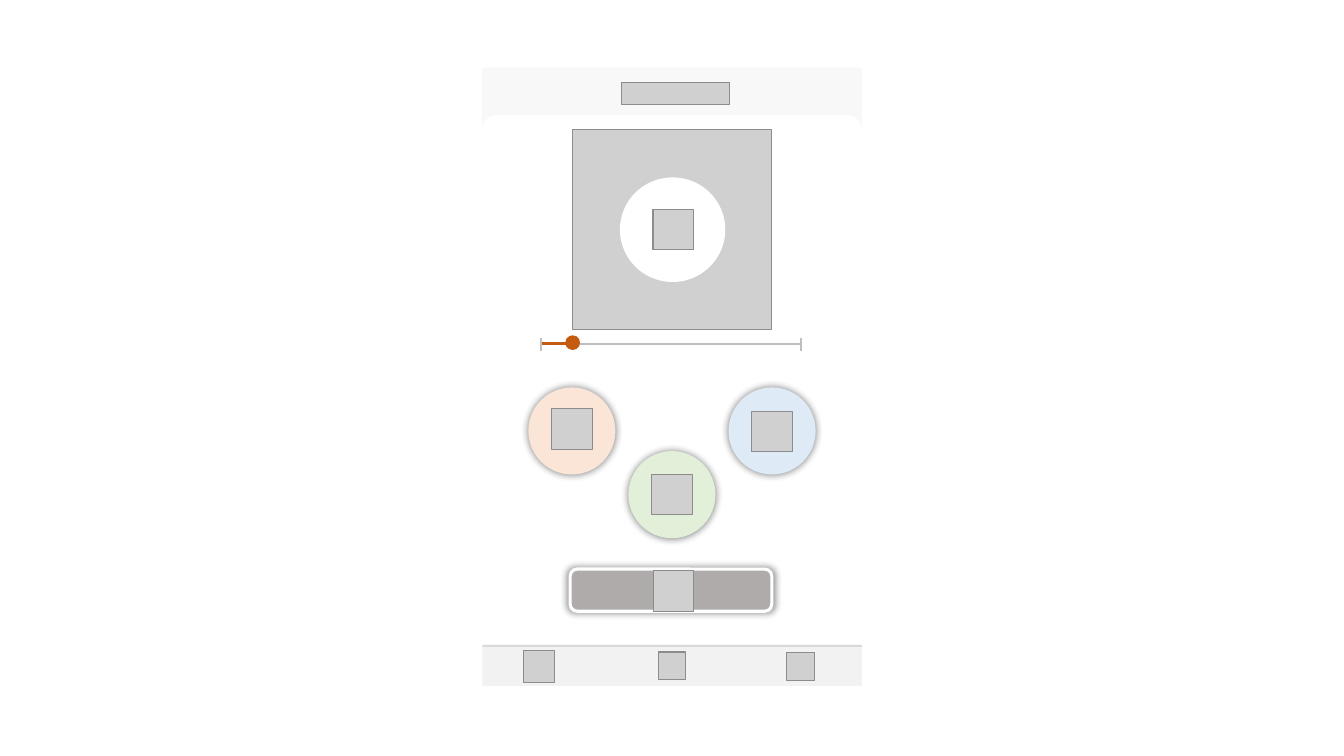
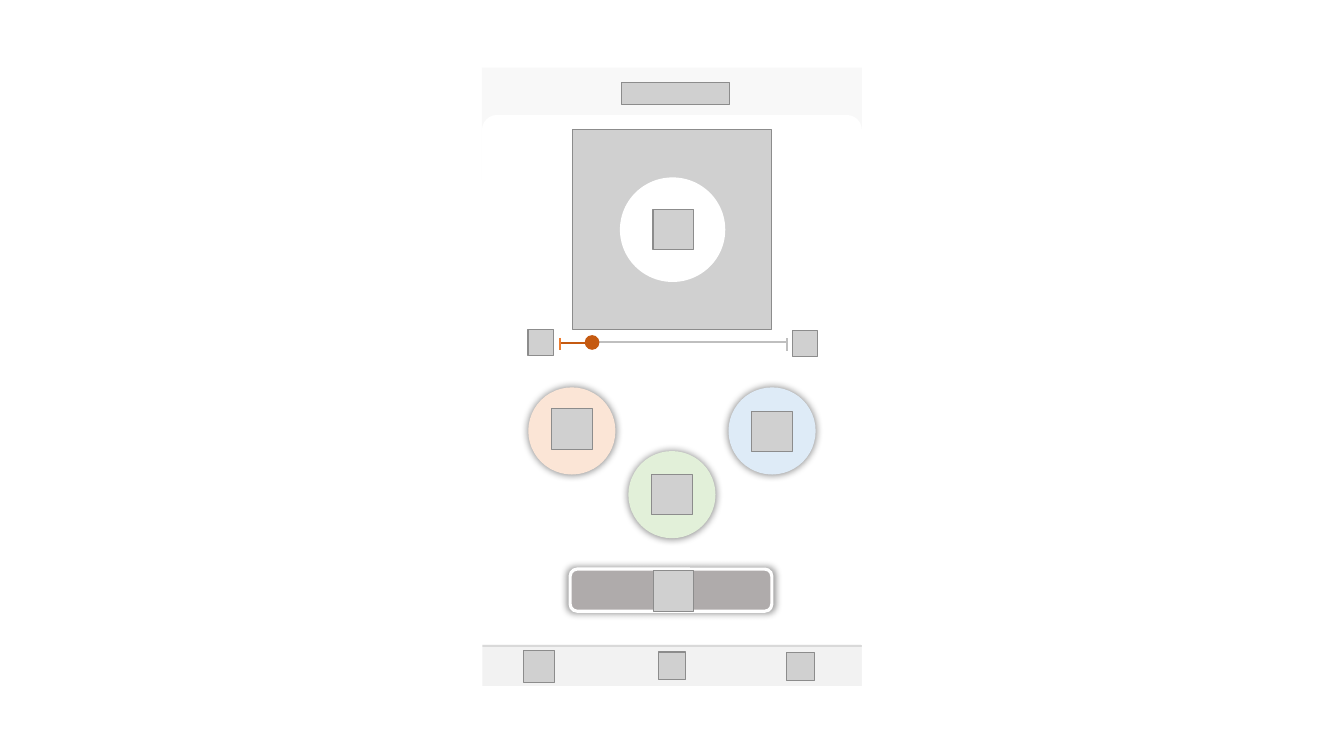
Before and after one commit to edicu2/Sentiment_Diffuser, a slide deck: slide 7 of documents/4. diffuser_디자인기획서/화면정의서_모바일.pptx. Drawn at 1344x756 pixels with LibreOffice and Linux fonts; fonts in the diff are those of the drawing; grey boxes stand for pictures. Boxes give left, top, right and bottom in pixels: in the first picture for what was removed or moved away, otherwise in the second. Text is boxed around its words. In the diff, an @@ line names an element or a change of style, - is before the commit and + after.

```diff
--- a/documents/4. diffuser_디자인기획서/화면정의서_모바일.pptx
+++ b/documents/4. diffuser_디자인기획서/화면정의서_모바일.pptx
@@ picture added at <box>528,330,554,355</box> @@
@@ line (561, 338) - (561, 351): stroke #BFBFBF 1.5 pt to #ED7D31 1.5 pt @@
@@ 2 lines, 1 ellipse: place and size @@
-2 lines, 1 ellipse at <box>541,336,580,351</box>
+2 lines, 1 ellipse at <box>561,336,599,351</box>
@@ line (562, 343) - (589, 343): stroke #C55A11 2.5 pt to #C55A11 1.5 pt @@
@@ line moved from (541, 344) - (802, 344) to (586, 343) - (786, 343) @@
@@ line moved from (802, 338) - (802, 351) to (786, 338) - (786, 352) @@
@@ picture added at <box>792,331,818,356</box> @@
```
Also in this commit, not shown: 7 other slides changed, 8 slides added, 5 slides removed.
